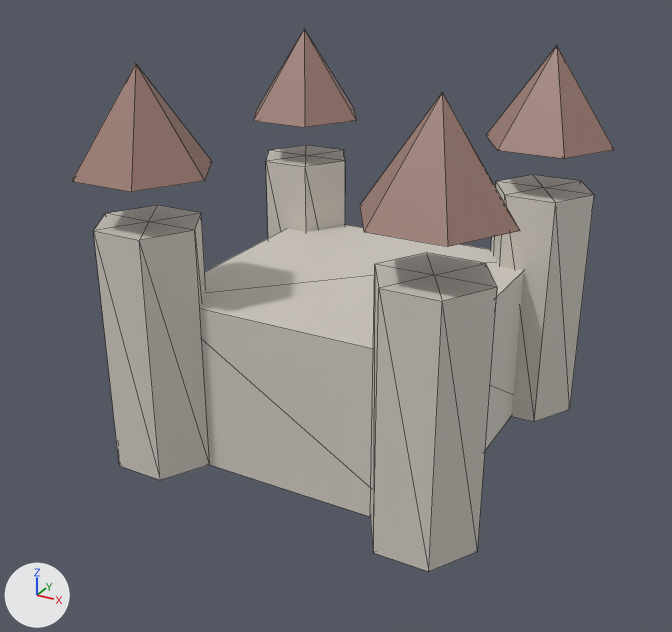
One commit to the glTF model public/studio/v2.15.0/d_castle/model.glb: the scene before it, then after it.
Both versions are drawn from a camera (50 mm lens) standing at (4.27, -8.22, 4.5) and looking at (-0.07, -0.33, 0.56). Every picture has the same lights, and +X, +Y and +Z are marked at lower left. The first picture is the older version. Mesh edges are drawn as thin lines. Where no turn or scale is listed for an object, it has been applied to the vertices.

The scene before the commit, as lines of its bpy script (objects in view):
```python
ob_part0 = bpy.data.objects.new('part0', me_geometry_0)
ob_part0.location = (0.0, 0.0, 0.0)
ob_part1 = bpy.data.objects.new('part1', me_geometry_1)
ob_part1.location = (0.0, 0.0, 0.0)
ob_part2 = bpy.data.objects.new('part2', me_geometry_2)
ob_part2.location = (0.0, 0.0, 0.0)
ob_part3 = bpy.data.objects.new('part3', me_geometry_3)
ob_part3.location = (0.0, 0.0, 0.0)
ob_part4 = bpy.data.objects.new('part4', me_geometry_4)
ob_part4.location = (0.0, 0.0, 0.0)
ob_part5 = bpy.data.objects.new('part5', me_geometry_5)
ob_part5.location = (0.0, 0.0, 0.0)
ob_part6 = bpy.data.objects.new('part6', me_geometry_6)
ob_part6.location = (0.0, 0.0, 0.0)
ob_part7 = bpy.data.objects.new('part7', me_geometry_7)
ob_part7.location = (0.0, 0.0, 0.0)
ob_part8 = bpy.data.objects.new('part8', me_geometry_8)
ob_part8.location = (0.0, 0.0, 0.0)
```
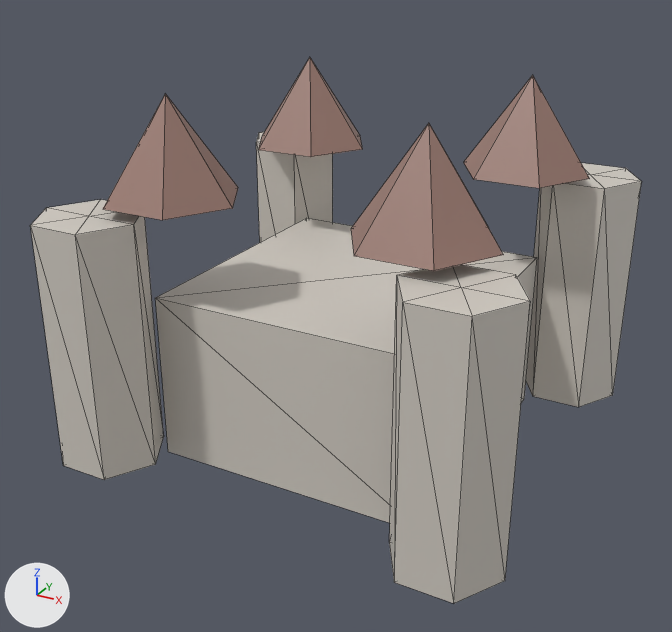
Pixel boxes (x1, y1, x2, y2) of what changed, in the pictures (672 x 632 px):
'part3', moved: before (370, 253, 497, 572); after (389, 265, 530, 603)
'part7', moved: before (93, 205, 210, 480); after (30, 200, 164, 480)
'part1', moved: before (491, 175, 594, 422); after (526, 163, 642, 407)
'part4', moved: before (360, 93, 520, 246); after (351, 123, 503, 271)
'part8', moved: before (72, 63, 212, 192); after (103, 94, 238, 220)
'part2', moved: before (486, 46, 614, 159); after (464, 75, 590, 188)
'part6', moved: before (253, 29, 357, 127); after (258, 57, 363, 157)
'part5', moved: before (266, 145, 345, 238); after (256, 132, 333, 242)

What the commit changed:
me_geometry_1 is used by ob_part1; location (0.0, 0.0, 0.0).
me_geometry_1 had 14 vertices, 24 faces and spanned x 0.95..2.05, y 1.02..1.98, z -0.9..1.7.
me_geometry_1 now has 14 vertices, 24 faces and spans x 1.34..2.44, y 1.42..2.37, z -0.8..1.8.
me_geometry_1 part 1: the whole mesh is moved by (0.39, 0.39, 0.1).
me_geometry_2 is used by ob_part2; location (0.0, 0.0, 0.0).
me_geometry_2 had 8 vertices, 12 faces and spanned x 0.8..2.2, y 0.894..2.106, z 2.2..3.2.
me_geometry_2 now has 8 vertices, 12 faces and spans x 0.624..2.024, y 0.718..1.93, z 1.916..2.916.
me_geometry_2 part 2: the whole mesh is moved by (-0.176, -0.176, -0.284).
me_geometry_3 is used by ob_part3; location (0.0, 0.0, 0.0).
me_geometry_3 had 14 vertices, 24 faces and spanned x 0.95..2.05, y -1.98..-1.02, z -0.9..1.7.
me_geometry_3 now has 14 vertices, 24 faces and spans x 1.34..2.44, y -2.37..-1.42, z -0.8..1.8.
me_geometry_3 part 3: the whole mesh is moved by (0.39, -0.39, 0.1).
me_geometry_4 is used by ob_part4; location (0.0, 0.0, 0.0).
me_geometry_4 had 8 vertices, 12 faces and spanned x 0.8..2.2, y -2.106..-0.894, z 2.2..3.2.
me_geometry_4 now has 8 vertices, 12 faces and spans x 0.624..2.024, y -1.93..-0.718, z 1.916..2.916.
me_geometry_4 part 4: the whole mesh is moved by (-0.176, 0.176, -0.284).
me_geometry_5 is used by ob_part5; location (0.0, 0.0, 0.0).
me_geometry_5 had 14 vertices, 24 faces and spanned x -2.05..-0.95, y 1.02..1.98, z -0.9..1.7.
me_geometry_5 now has 14 vertices, 24 faces and spans x -2.44..-1.34, y 1.42..2.37, z -0.8..1.8.
me_geometry_5 part 5: the whole mesh is moved by (-0.39, 0.39, 0.1).
me_geometry_6 is used by ob_part6; location (0.0, 0.0, 0.0).
me_geometry_6 had 8 vertices, 12 faces and spanned x -2.2..-0.8, y 0.894..2.106, z 2.2..3.2.
me_geometry_6 now has 8 vertices, 12 faces and spans x -2.024..-0.624, y 0.718..1.93, z 1.916..2.916.
me_geometry_6 part 6: the whole mesh is moved by (0.176, -0.176, -0.284).
me_geometry_7 is used by ob_part7; location (0.0, 0.0, 0.0).
me_geometry_7 had 14 vertices, 24 faces and spanned x -2.05..-0.95, y -1.98..-1.02, z -0.9..1.7.
me_geometry_7 now has 14 vertices, 24 faces and spans x -2.44..-1.34, y -2.37..-1.42, z -0.8..1.8.
me_geometry_7 part 7: the whole mesh is moved by (-0.39, -0.39, 0.1).
me_geometry_8 is used by ob_part8; location (0.0, 0.0, 0.0).
me_geometry_8 had 8 vertices, 12 faces and spanned x -2.2..-0.8, y -2.106..-0.894, z 2.2..3.2.
me_geometry_8 now has 8 vertices, 12 faces and spans x -2.024..-0.624, y -1.93..-0.718, z 1.916..2.916.
me_geometry_8 part 8: the whole mesh is moved by (0.176, 0.176, -0.284).
